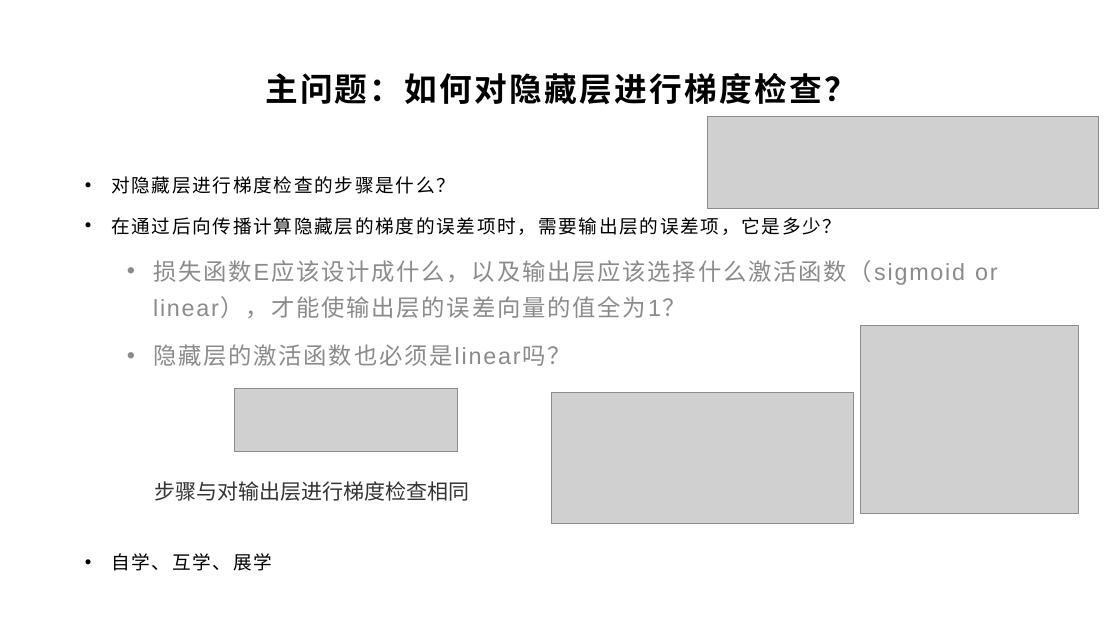
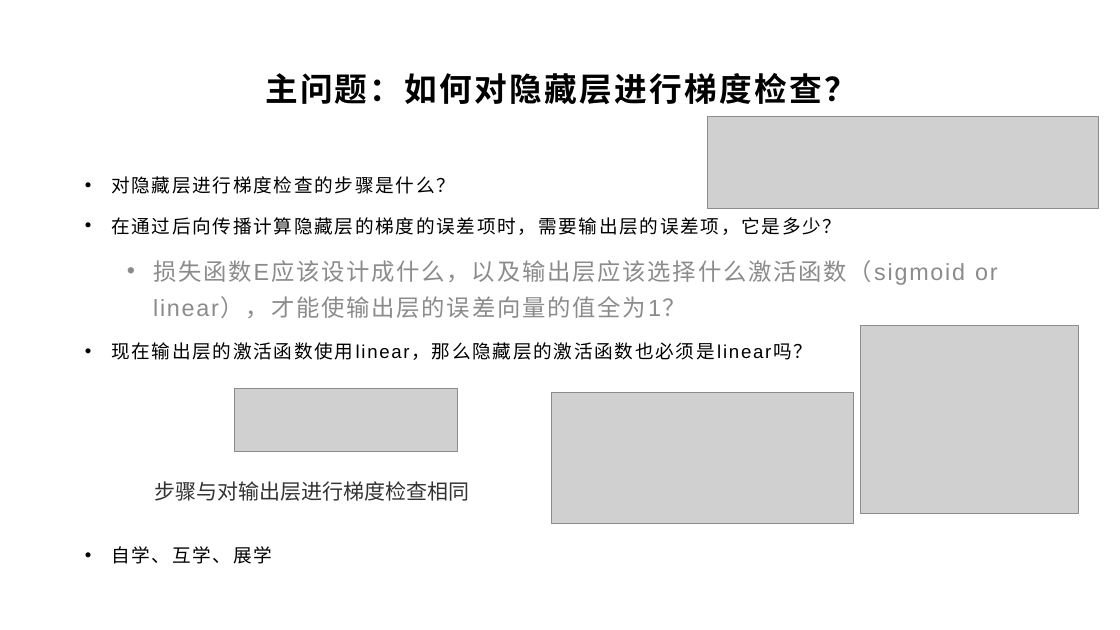
Before and after one commit to yyc-git/DeepLearningEdu, a slide deck: slide 19 of lessons/4_gradient_check/ppt/全连接层的梯度检查.pptx. Drawn at 1120x630 pixels with LibreOffice and Linux fonts; fonts in the diff are those of the drawing; grey boxes stand for pictures; background and template pictures are left out. Boxes give left, top, right and bottom in pixels: in the first picture for what was removed or moved away, otherwise in the second. Text is boxed around its words. In the diff, an @@ line names an element or a change of style, - is before the commit and + after.

Commit message:
feat(4_gradient_check): update ppt

```diff
--- a/lessons/4_gradient_check/ppt/全连接层的梯度检查.pptx
+++ b/lessons/4_gradient_check/ppt/全连接层的梯度检查.pptx
@@ text at (111, 342, 715, 360): text changed; size 20 to 16 pt; text colour #8C8C8C to #000000 @@
-  • 隐藏层的激活函数也必须是linear吗？
+• 现在输出层的激活函数使用linear，那么隐藏层的激活函数也必须是linear吗？
```
